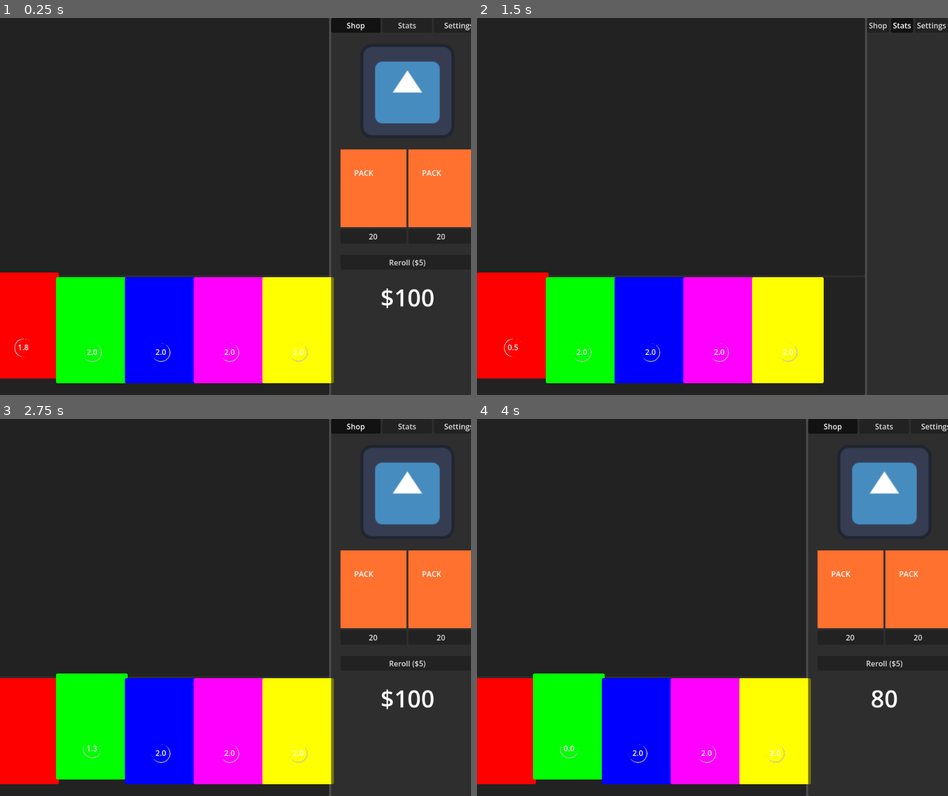
Above: before the commit, frames 1-4 (two rows, left to right).
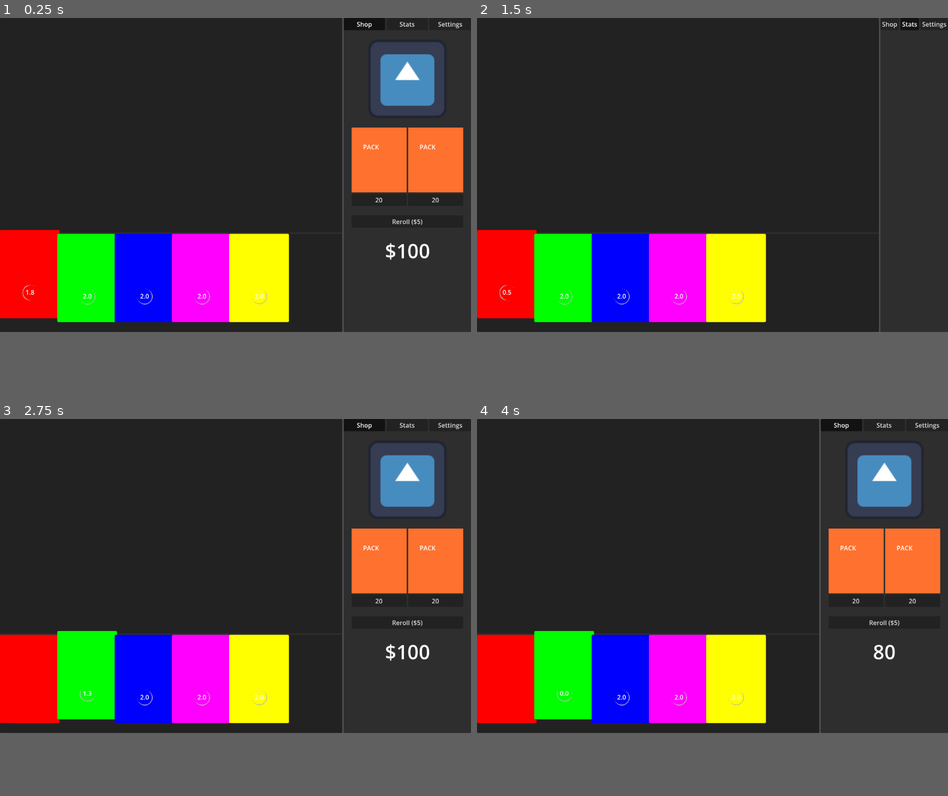
Above: after the commit, the same moments.

Repository: followthedopamine/card-battler
Game: Godot game, scene res://scenes/main.tscn
Same seed, same stepped clock (60 frames per second), same inputs: the game is played once before the commit and once after it. The engine's default icon, where the game draws it, is replaced by a stand-in: a white triangle on a blue panel in a dark square.
Inputs:
- Up to frame 1 (0.25 s): no input
- Up to frame 2 (1.5 s): click "Shop" at 0.5 s; click "Stats" at 1.25 s
- Up to frame 3 (2.75 s): click "Shop" at 2 s
- Up to frame 4 (4 s): click "20" at 2.75 s; click "Skip" at 3.5 s
The window is 800x640 before the commit and 800x533 after it. Grey fills any space a smaller window leaves; there, only what the larger window draws over its background counts as a difference.

The runs differ from the first frame. In frame 1, 30% of the frame differs, in the area x 0-100%, y 0-100%; in frame 2, 24%; in frame 3, 30%; in frame 4, 30%.

Commit message:
Feat: Added Scene where you can resize windows

Diff:
--- /dev/null
+++ b/bg_scaling.tscn
@@ -0,0 +1,110 @@
+[gd_scene load_steps=12 format=3 uid="uid://ccae2vjmj3444"]
+
+[ext_resource type="Texture2D" uid="uid://bb36c6obq1w5m" path="res://assets/background/bg1.png" id="1_rlhm7"]
+[ext_resource type="Texture2D" uid="uid://bo57h7esepw7d" path="res://assets/background/bg2.png" id="2_sl7lf"]
+[ext_resource type="Texture2D" uid="uid://ct3ldblws35n6" path="res://assets/background/bg3.png" id="3_cgj4j"]
+[ext_resource type="Texture2D" uid="uid://bpradaiwqny8q" path="res://assets/background/bg4.png" id="4_1pl5n"]
+
+[sub_resource type="Gradient" id="Gradient_sl7lf"]
+offsets = PackedFloat32Array(0, 0.26098192, 0.51937985, 0.81653744, 1)
+colors = PackedColorArray(0.5803922, 0.49411765, 0.72156864, 1, 0.5166072, 0.406724, 0.65208894, 1, 0.5759622, 0.48525774, 0.7159456, 1, 0.5176471, 0.40784314, 0.6509804, 1, 0.58118075, 0.49569485, 0.72190964, 1)
+
+[sub_resource type="GradientTexture2D" id="GradientTexture2D_yi37m"]
+gradient = SubResource("Gradient_sl7lf")
+fill_from = Vector2(0.24358974, 0)
+fill_to = Vector2(1, 0.7222222)
+
+[sub_resource type="StyleBoxTexture" id="StyleBoxTexture_1pl5n"]
+texture = SubResource("GradientTexture2D_yi37m")
+
+[sub_resource type="StyleBoxTexture" id="StyleBoxTexture_yi37m"]
+texture = ExtResource("1_rlhm7")
+texture_margin_left = 132.0
+texture_margin_top = 125.0
+texture_margin_right = 120.0
+texture_margin_bottom = 66.0
+
+[sub_resource type="StyleBoxTexture" id="StyleBoxTexture_cgj4j"]
+texture = ExtResource("2_sl7lf")
+texture_margin_left = 44.0
+texture_margin_top = 47.0
+texture_margin_right = 44.0
+texture_margin_bottom = 47.0
+
+[sub_resource type="StyleBoxTexture" id="StyleBoxTexture_mwp34"]
+texture = ExtResource("3_cgj4j")
+texture_margin_left = 10.0
+texture_margin_top = 10.0
+texture_margin_right = 10.0
+texture_margin_bottom = 10.0
+
+[sub_resource type="StyleBoxTexture" id="StyleBoxTexture_1koi7"]
+texture = ExtResource("4_1pl5n")
+texture_margin_left = 4.0
+texture_margin_top = 4.0
+texture_margin_right = 4.0
+texture_margin_bottom = 4.0
+
+[node name="Control" type="Control"]
+layout_mode = 3
+anchor_right = 0.91700006
+anchor_bottom = 0.91700006
+offset_right = -201.40002
+offset_bottom = 62.399963
+grow_horizontal = 2
+grow_vertical = 2
+size_flags_horizontal = 3
+size_flags_vertical = 3
+
+[node name="gradient" type="Panel" parent="."]
+layout_mode = 0
+offset_right = 1203.0
+offset_bottom = 801.0
+theme_override_styles/panel = SubResource("StyleBoxTexture_1pl5n")
+
+[node name="large_window" type="Panel" parent="."]
+layout_mode = 0
+offset_top = 21.0
+offset_right = 763.0
+offset_bottom = 800.0
+theme_override_styles/panel = SubResource("StyleBoxTexture_yi37m")
+
+[node name="bottom_right_window" type="Panel" parent="."]
+layout_mode = 0
+offset_left = 772.0
+offset_top = 295.0
+offset_right = 1190.0
+offset_bottom = 790.0
+theme_override_styles/panel = SubResource("StyleBoxTexture_cgj4j")
+
+[node name="button1" type="Panel" parent="."]
+layout_mode = 0
+offset_left = 773.0
+offset_top = 37.0
+offset_right = 903.0
+offset_bottom = 89.0
+theme_override_styles/panel = SubResource("StyleBoxTexture_mwp34")
+
+[node name="button2" type="Panel" parent="."]
+layout_mode = 0
+offset_left = 921.0
+offset_top = 38.0
+offset_right = 1046.0
+offset_bottom = 89.0
+theme_override_styles/panel = SubResource("StyleBoxTexture_mwp34")
+
+[node name="button3" type="Panel" parent="."]
+layout_mode = 0
+offset_left = 1062.0
+offset_top = 38.0
+offset_right = 1188.0
+offset_bottom = 89.0
+theme_override_styles/panel = SubResource("StyleBoxTexture_mwp34")
+
+[node name="top_right_window" type="Panel" parent="."]
+layout_mode = 0
+offset_left = 772.0
+offset_top = 97.0
+offset_right = 1188.0
+offset_bottom = 291.0
+theme_override_styles/panel = SubResource("StyleBoxTexture_1koi7")
--- a/project.godot
+++ b/project.godot
@@ -22,7 +22,7 @@
 
 [display]
 
-window/size/viewport_width=1000
+window/size/viewport_width=1200
 window/size/viewport_height=800
 
 [input]
Binary file added: assets/background/bg1.png
Not shown, added: assets/background/bg1.png.import
Binary file added: assets/background/bg2.png
Not shown, added: assets/background/bg2.png.import
Binary file added: assets/background/bg3.png
Not shown, added: assets/background/bg3.png.import
Binary file added: assets/background/bg4.png
Not shown, added: assets/background/bg4.png.import
